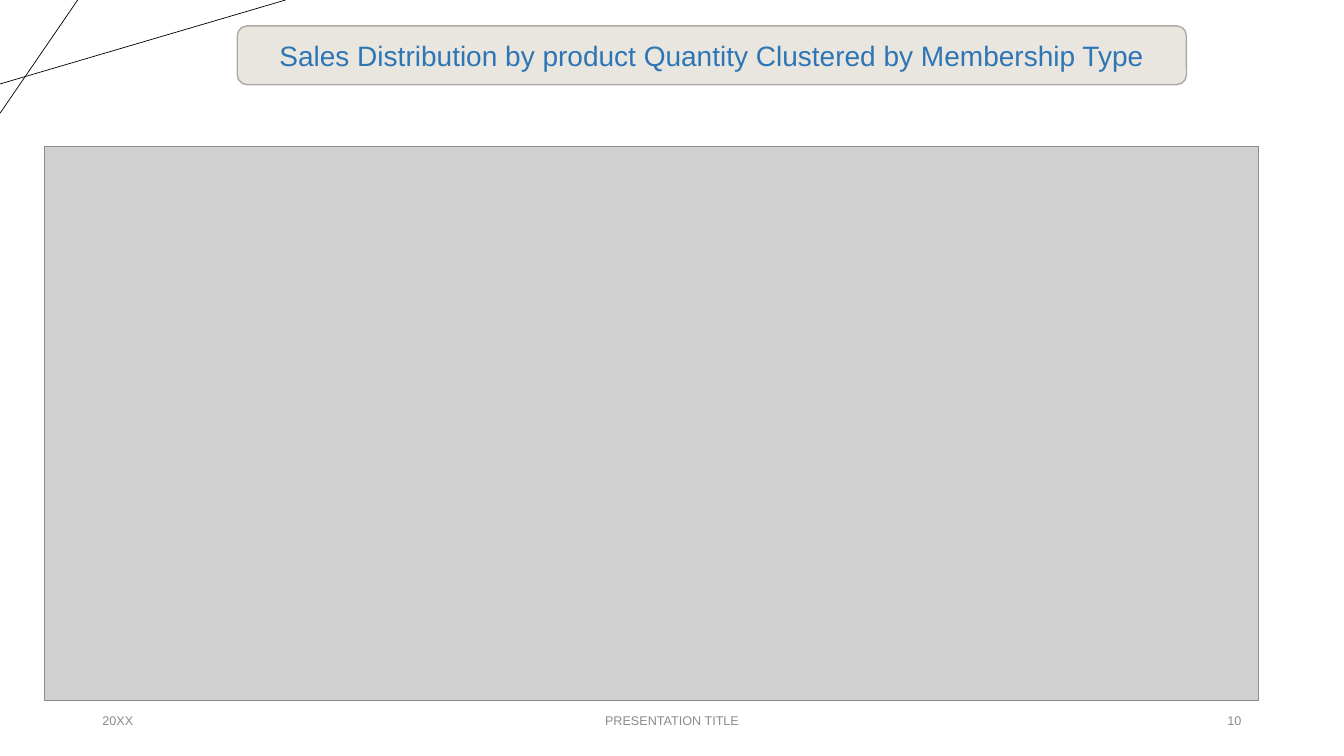
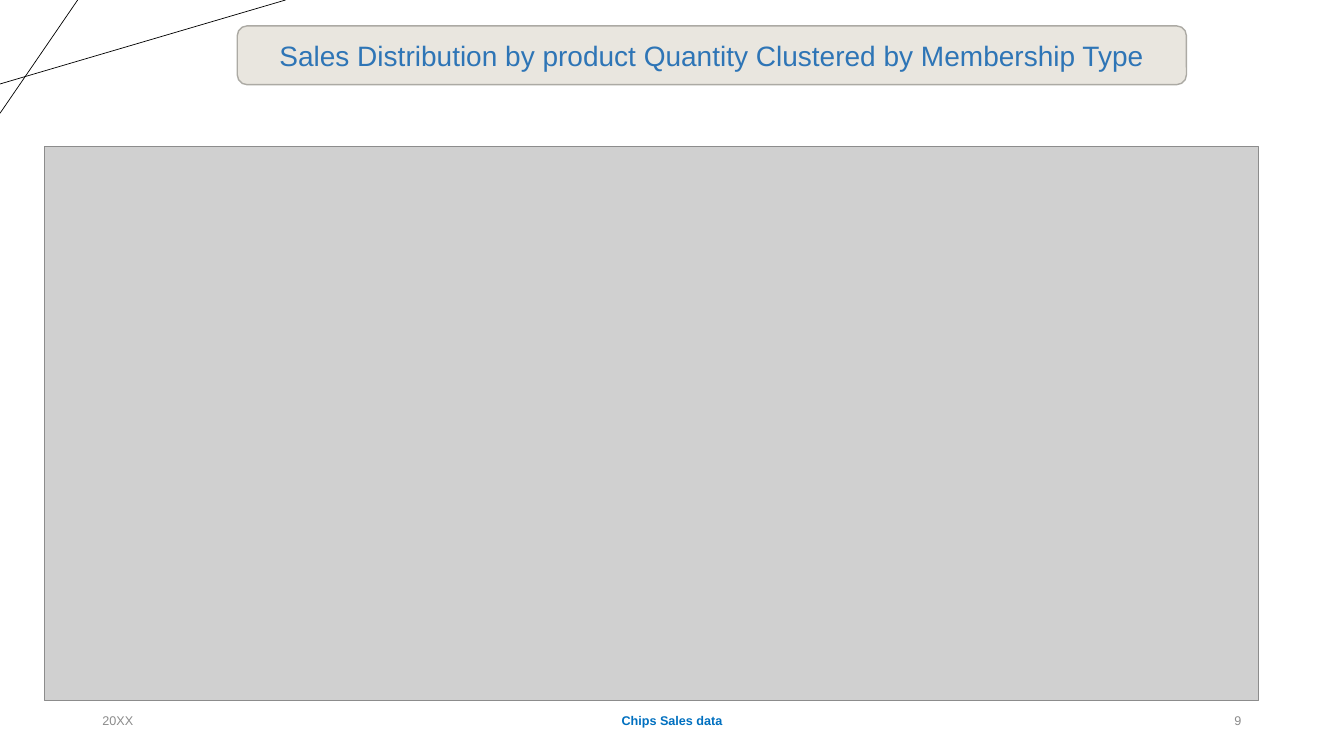
Before and after one commit to coja56/Customer_buying_Patterns, a slide deck: slide 9 of Summary of sales and customer behaviours.pptx (slide 10 before the commit). Drawn at 1344x756 pixels with LibreOffice and Linux fonts; fonts in the diff are those of the drawing; grey boxes stand for pictures. Boxes give left, top, right and bottom in pixels: in the first picture for what was removed or moved away, otherwise in the second. Text is boxed around its words. In the diff, an @@ line names an element or a change of style, - is before the commit and + after.

```diff
--- a/Summary of sales and customer behaviours.pptx
+++ b/Summary of sales and customer behaviours.pptx
@@ text at box(622, 716, 722, 728): text changed; text colour #8C8C8C to #0070C0; bold on @@
-PRESENTATION TITLE
+Chips Sales data
@@ page number at box(1234, 716, 1241, 725): text changed @@
-10
+9
```
Also in this commit, not shown: 4 other slides changed, 7 slides added, 9 slides removed, 1 other file.
